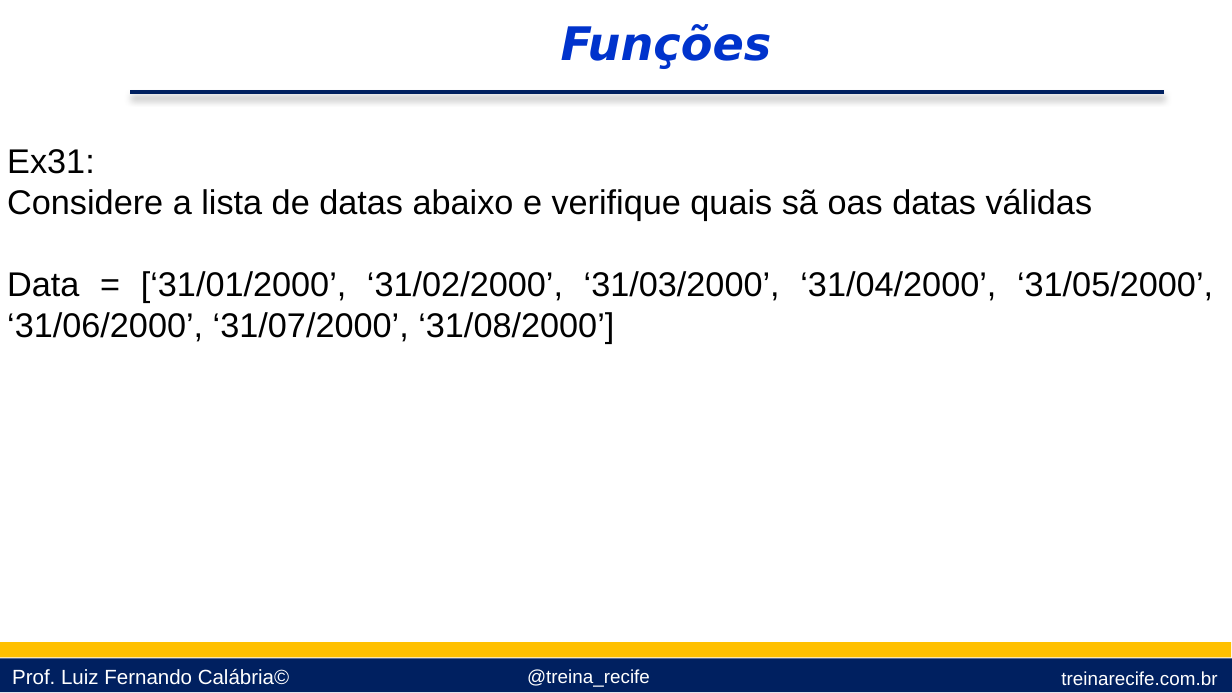
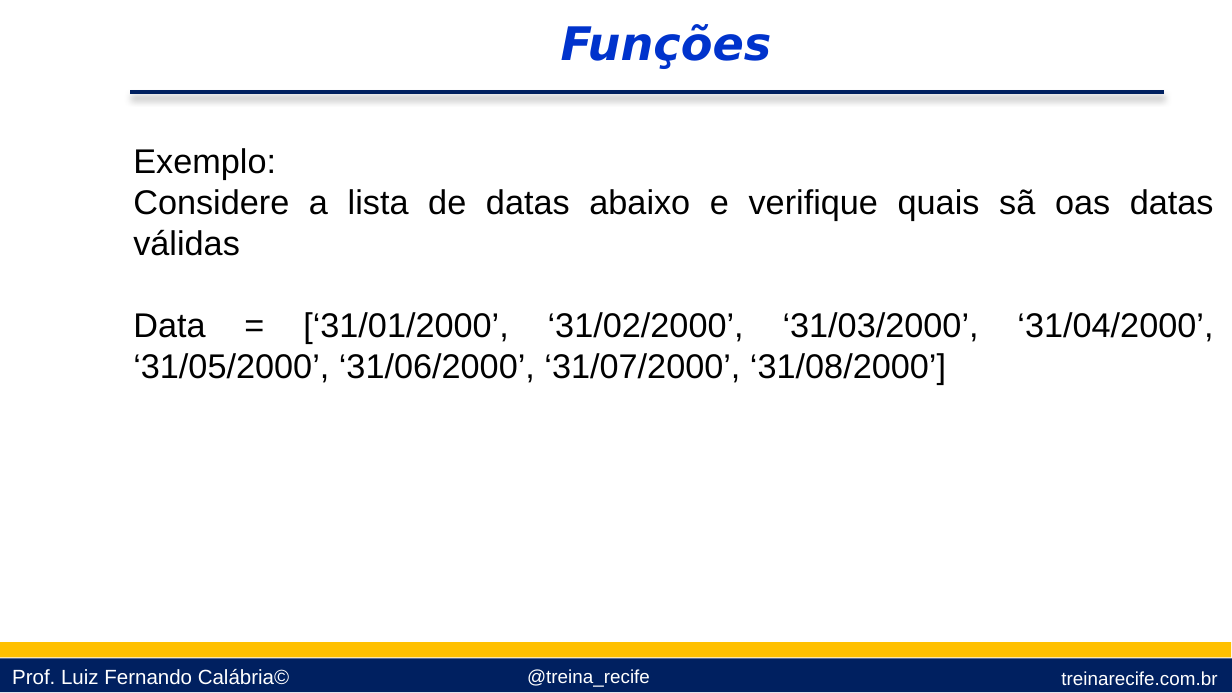
Before and after one commit to lfcalabria/pythonbasico, a slide deck: slide 6 of Apresentações/09 - Funçoes e Pacotes.pptx. Drawn at 1232x693 pixels with LibreOffice and Linux fonts; fonts in the diff are those of the drawing; background and template pictures are left out. Boxes give left, top, right and bottom in pixels: in the first picture for what was removed or moved away, otherwise in the second. Text is boxed around its words. In the diff, an @@ line names an element or a change of style, - is before the commit and + after.

```diff
--- a/Apresentações/09 - Funçoes e Pacotes.pptx
+++ b/Apresentações/09 - Funçoes e Pacotes.pptx
@@ text "Exemplo:": place and size @@
-text "Exemplo:" at bbox=[7, 149, 1213, 344]
+text "Exemplo:" at bbox=[133, 148, 1214, 385]
@@ text at bbox=[133, 148, 276, 179]: text changed @@
-Ex31:
+Exemplo:
```
Also in this commit, not shown: 9 other slides changed, 1 other file.
